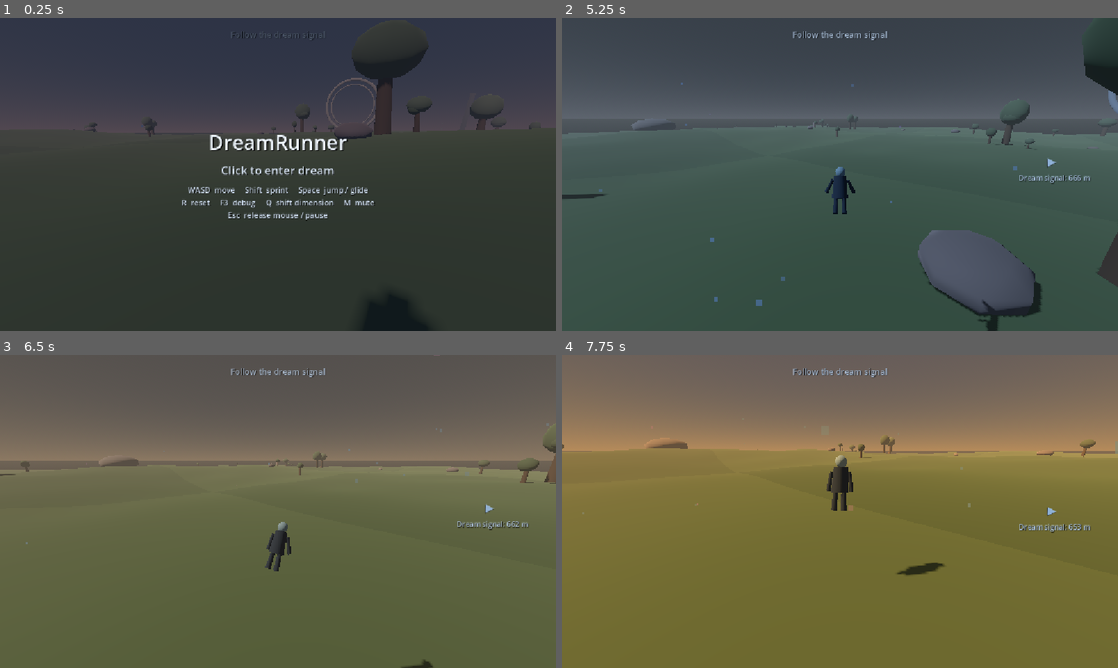
Above: before the commit, frames 1-4 (two rows, left to right).
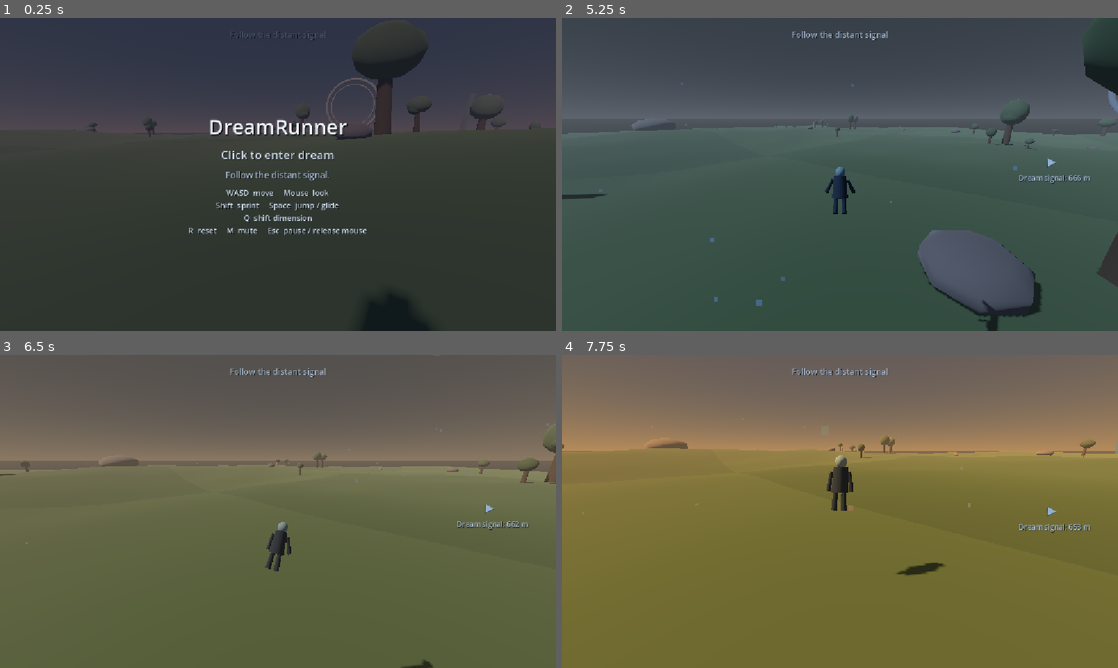
Above: after the commit, the same moments.

Repository: nimanimanima-rgb/DreamRunner
Game: Godot game, scene res://scenes/Game.tscn
The game is run twice, just before and just after one commit, with the same random seed, the same clock (stepped at 60 frames per second) and the same inputs.
Inputs (mouse positions are in pixels of both pictures, inside the frame that each line leads up to):
- Up to frame 1 (0.25 s): no input
- Up to frame 2 (5.25 s): tap Enter at 0.5 s; move the mouse to (962, 158) at 0.52 s; hold D (move_right) 0.53-1.28 s; hold Shift (sprint) 0.53-1.28 s; click (962, 158) at 0.67 s; tap Space (jump) at 0.77, 0.8, 1.07, 1.35, 1.52, 1.82, 2.3, 3.02, 3.32, 4.52, 4.82 s; move the mouse to (812, 174) at 1.27 s; hold W (move_forward) from 1.28 s (still down); click (812, 174) at 1.42 s; tap Shift (sprint) at 1.55, 2.85, 4.35 s; move the mouse to (851, 168) at 2.02 s; hold Q (shift_dimension) 2.03-2.78 s; click (851, 168) at 2.17 s; move the mouse to (834, 180) at 2.77 s; click (834, 180) at 2.92 s; move the mouse to (878, 177) at 3.52 s; hold Space (jump) 3.53-4.28 s; tap M at 3.6 s; click (878, 177) at 3.67 s; move the mouse to (795, 171) at 4.27 s; click (795, 171) at 4.42 s; move the mouse to (845, 174) at 5.02 s; hold Space (jump) from 5.03 s (still down); click (845, 174) at 5.17 s
- Up to frame 3 (6.5 s): move the mouse to (255, 505) at 5.77 s; release W (move_forward) at 5.78 s; release Space (jump) at 5.78 s; hold D (move_right) from 5.78 s (still down); tap Q (shift_dimension) at 5.85 s; click (255, 505) at 5.92 s; tap Space (jump) at 6.02, 6.32 s; tap Shift (sprint) at 6.05 s
- Up to frame 4 (7.75 s): move the mouse to (867, 511) at 6.52 s; release D (move_right) at 6.53 s; hold Shift (sprint) 6.53-7.28 s; hold W (move_forward) from 6.53 s (still down); click (867, 511) at 6.67 s; tap Space (jump) at 6.77, 6.8, 7.07, 7.52 s; move the mouse to (812, 511) at 7.27 s; tap M at 7.35 s; click (812, 511) at 7.42 s; tap Shift (sprint) at 7.55 s

The runs differ from the first frame. In frame 1, 3.5% of the frame differs, in the area x 32-68%, y 4-70%; in frame 2, 0.2%; in frame 3, 0.2%; in frame 4, 0.2%.

Commit message:
Prepare first playtest build

Diff:
--- a/scenes/Game.tscn
+++ b/scenes/Game.tscn
@@ -253,7 +253,7 @@
 theme_override_constants/shadow_offset_x = 1
 theme_override_constants/shadow_offset_y = 1
 theme_override_font_sizes/font_size = 17
-text = "Follow the dream signal"
+text = "Follow the distant signal"
 horizontal_alignment = 1
 
 [node name="SignalGuidance" type="CanvasLayer" parent="."]
@@ -345,6 +345,17 @@
 text = "Click to enter dream"
 horizontal_alignment = 1
 
+[node name="Framing" type="Label" parent="StartOverlay/CenterContainer/Message"]
+mouse_filter = 2
+layout_mode = 2
+theme_override_colors/font_color = Color(0.72, 0.8, 0.9, 0.9)
+theme_override_colors/font_shadow_color = Color(0, 0, 0, 0.65)
+theme_override_constants/shadow_offset_x = 1
+theme_override_constants/shadow_offset_y = 1
+theme_override_font_sizes/font_size = 18
+text = "Follow the distant signal."
+horizontal_alignment = 1
+
 [node name="Controls" type="Label" parent="StartOverlay/CenterContainer/Message"]
 mouse_filter = 2
 layout_mode = 2
@@ -353,7 +364,8 @@
 theme_override_constants/shadow_offset_x = 1
 theme_override_constants/shadow_offset_y = 1
 theme_override_font_sizes/font_size = 16
-text = "WASD  move     Shift  sprint     Space  jump / glide
-R  reset     F3  debug     Q  shift dimension     M  mute
-Esc  release mouse / pause"
-horizontal_alignment = 1
+text = "WASD  move     Mouse  look
+Shift  sprint     Space  jump / glide
+Q  shift dimension
+R  reset     M  mute     Esc  pause / release mouse"
+horizontal_alignment = 1
Not shown, changed: CURRENT_STATE.md
Not shown, added: PLAYTEST_NOTES.md
